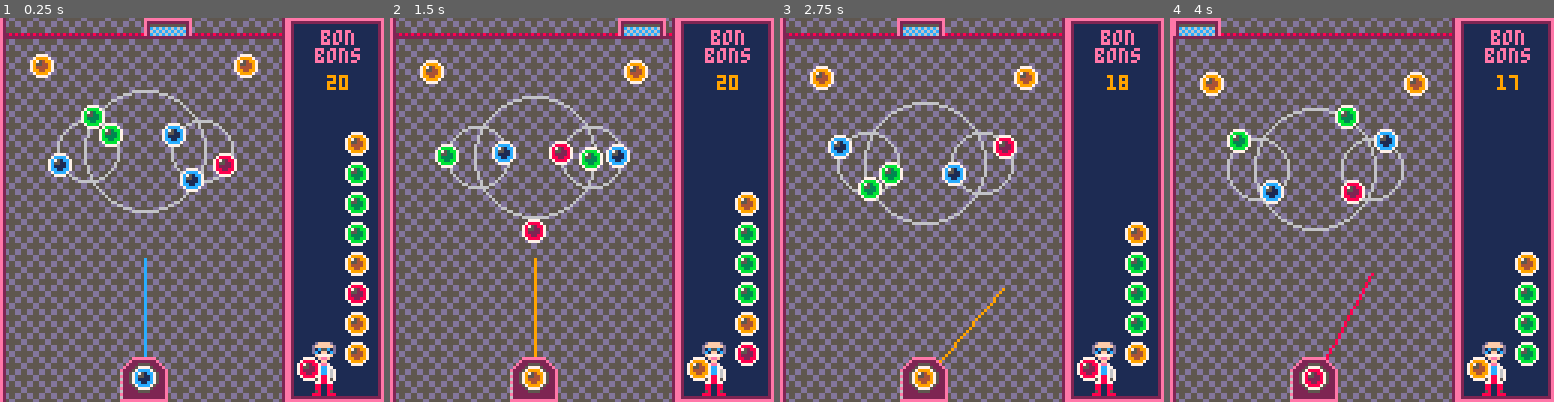
Above: before the commit, frames 1-4 (left to right).
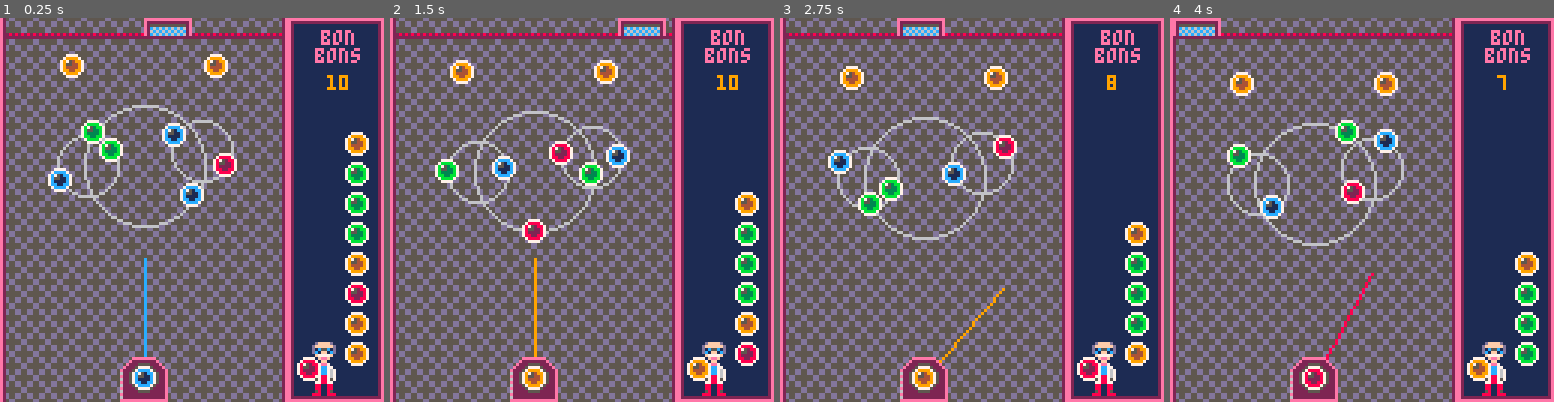
Above: after the commit, the same moments.

Repository: adamwoolridge/pico8
Game: PICO-8 cartridge bonbonshoot.p8
Two runs of this game, one before a commit and one after it. Both use one fixed random seed, a clock stepped at 60 frames per second and the inputs below.
Inputs:
- Up to frame 1 (0.25 s): no input
- Up to frame 2 (1.5 s): tap X (X key) at 0.33, 1.07 s; tap O (Z key) at 0.7 s
- Up to frame 3 (2.75 s): hold Right 1.6-2.1 s; tap O (Z key) at 1.7, 2.1, 2.5 s; tap X (X key) at 1.85 s; hold Right from 2.47 s (still down)
- Up to frame 4 (4 s): tap O (Z key) at 2.9, 3.3, 3.7 s; tap X (X key) at 2.97 s; release Right at 3.03 s; hold Left 3.08-3.58 s

The runs differ from the first frame. In frame 1, 4.5% of the frame differs, in the area x 7-88%, y 9-55%; in frame 2, 4.2%; in frame 3, 4.2%; in frame 4, 4.3%.

Commit message:
[Bonbon] Enemy creation changes

Diff:
--- a/bonbonshoot.p8
+++ b/bonbonshoot.p8
@@ -32,7 +32,7 @@
 max_ballq = 10
 
 currentball = {}
-ballsremaining = 20
+ballsremaining = 10
 
 enemies = {}
 
@@ -72,18 +72,20 @@
 	e.vy = vy
 	e.balls = {}
 
-	local b = makeball(e.x, e.y, 0)
-	b.active = true
-	b.rotoffset = 0
-	add(e.balls, b)
-
-	local c = makeball(e.x, e.y, 0)
-	c.active = true
-	c.rotoffset = 180
-	add(e.balls, c)
+
+	addballtoenemy(e, 0, 0)
+	addballtoenemy(e, 0, 180)
 
 	add	(enemies,e)
 	return e
+end
+
+function addballtoenemy(e, c, ro)
+	local ball = makeball(e.x, e.y, c)
+	ball.active = true
+	ball.rotoffset = ro
+	add(e.balls, ball)
+	return ball
 end
 
 function makeball(x,y,c)
@@ -109,12 +111,12 @@
 function _init()
 	reload_ballq()
 	next_ball()
-	makeenemy(25, 40, 0, 0.05, 10)
-	makeenemy(44, 40, 0, 0.05, 20).rotdir = -1
+	makeenemy(25, 45, 0, 0.05, 10)
+	makeenemy(44, 45, 0, 0.05, 20).rotdir = -1
 	makeenemy(63, 40, 0, 0.05, 10).rotdir = -1
 
-	makeenemy(10, 12, 0, 0.05, 0)
-	makeenemy(78, 12, 0, 0.05, 0)
+	makeenemy(20, 12, 0, 0.05, 0)
+	makeenemy(68, 12, 0, 0.05, 0)
 end
 
 function _update()
@@ -260,7 +262,7 @@
 	end
 
 	if (saveflash.visible) then
-		print ("SAVE!", saveflash.x, saveflash.y, 7)
+		print ("save!", saveflash.x, saveflash.y, 7)
 	end
 end
 
